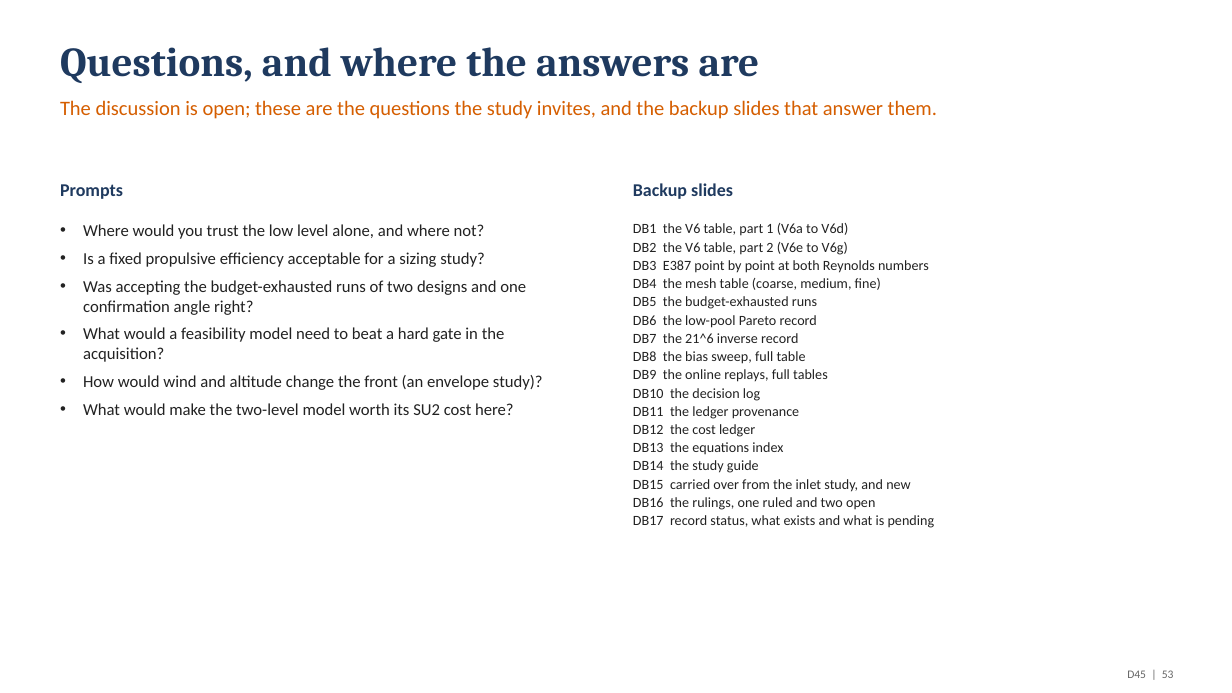
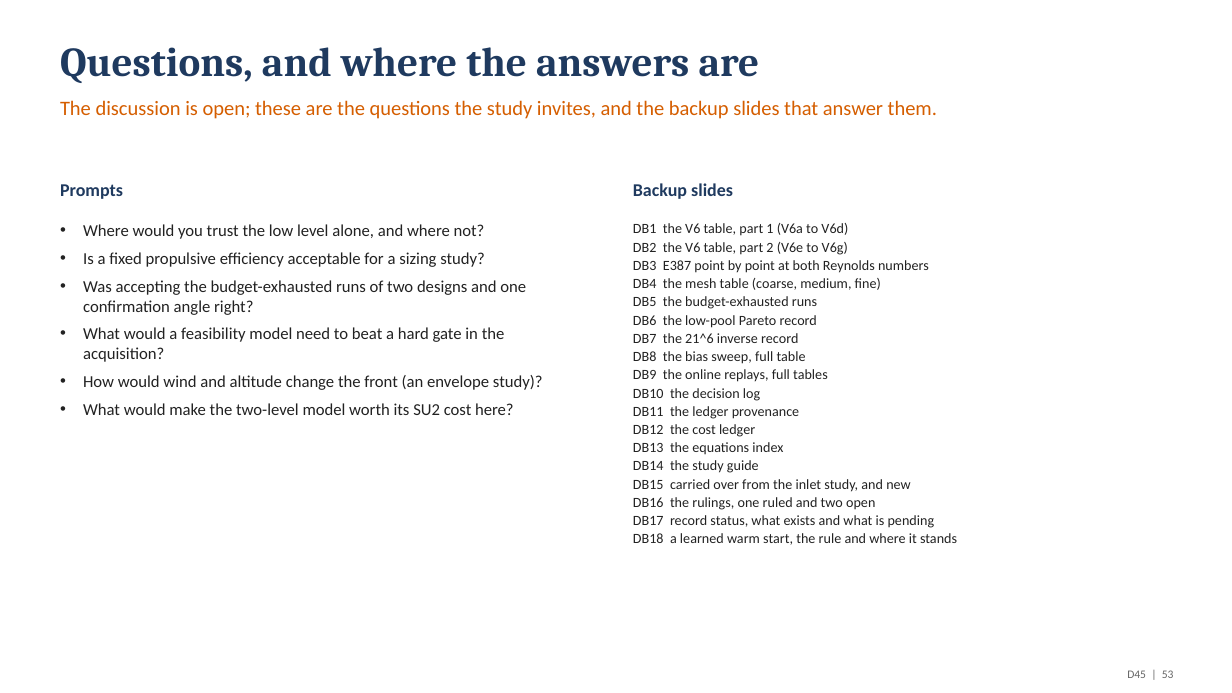
Before and after one commit to emarinhoss/ai-engineering, a slide deck: slide 53 of docs/talk/deck_drone.pptx. Drawn at 1232x693 pixels with LibreOffice and Linux fonts; fonts in the diff are those of the drawing. Boxes give left, top, right and bottom in pixels: in the first picture for what was removed or moved away, otherwise in the second. Text is boxed around its words. In the diff, an @@ line names an element or a change of style, - is before the commit and + after.

```diff
--- a/docs/talk/deck_drone.pptx
+++ b/docs/talk/deck_drone.pptx
@@ text at [633, 533, 957, 545]: paragraph added @@
+DB18 a learned warm start, the rule and where it stands
```
Also in this commit, not shown: 1 slide added, 2 other files.
